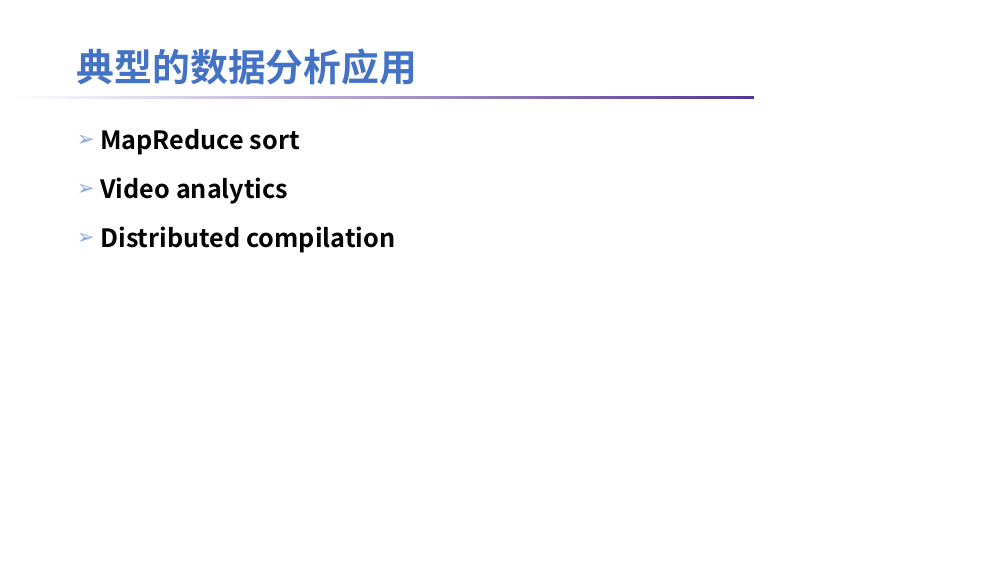
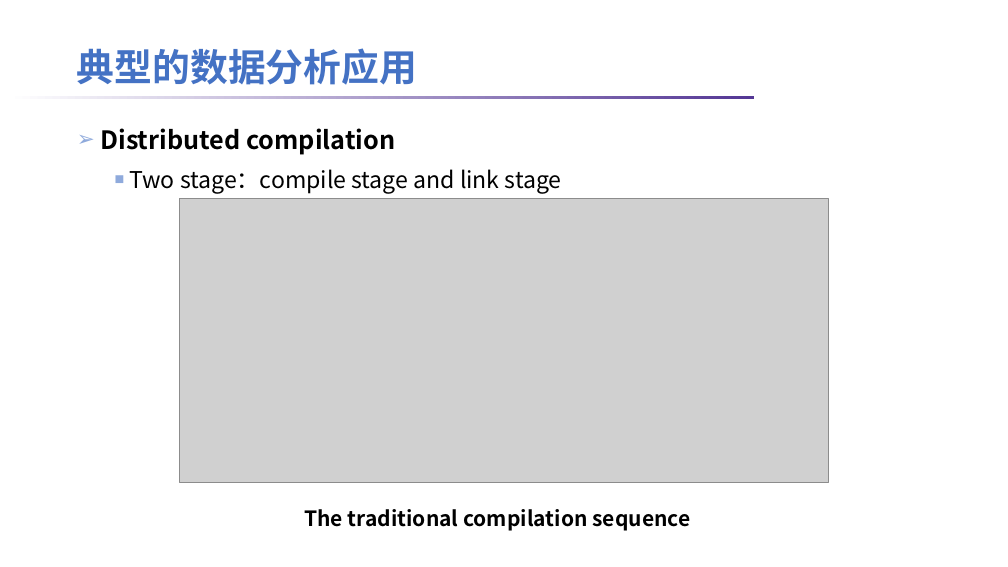
Before and after one commit to lt2000/ADSL, a slide deck: slide 6 of meeting/数据分析应用的数据特征.pptx (slide 4 before the commit). Drawn at 1008x567 pixels with LibreOffice and Linux fonts; fonts in the diff are those of the drawing; grey boxes stand for pictures; background and template pictures are left out. Boxes give left, top, right and bottom in pixels: in the first picture for what was removed or moved away, otherwise in the second. Text is boxed around its words. In the diff, an @@ line names an element or a change of style, - is before the commit and + after.

```diff
--- a/meeting/数据分析应用的数据特征.pptx
+++ b/meeting/数据分析应用的数据特征.pptx
@@ text at <box>100,129,300,204</box>: paragraphs removed @@
-➢ MapReduce sort
-➢ Video analytics
@@ text at <box>130,169,562,193</box>: paragraph added @@
+  ■ Two stage：compile stage and link stage
@@ picture added at <box>180,199,829,482</box> @@
@@ text added at <box>304,509,691,531</box>, 20 pt, text #000000, bold @@
+The traditional compilation sequence
```
Also in this commit, not shown: 2 other slides changed, 2 slides added, 2 other files.
